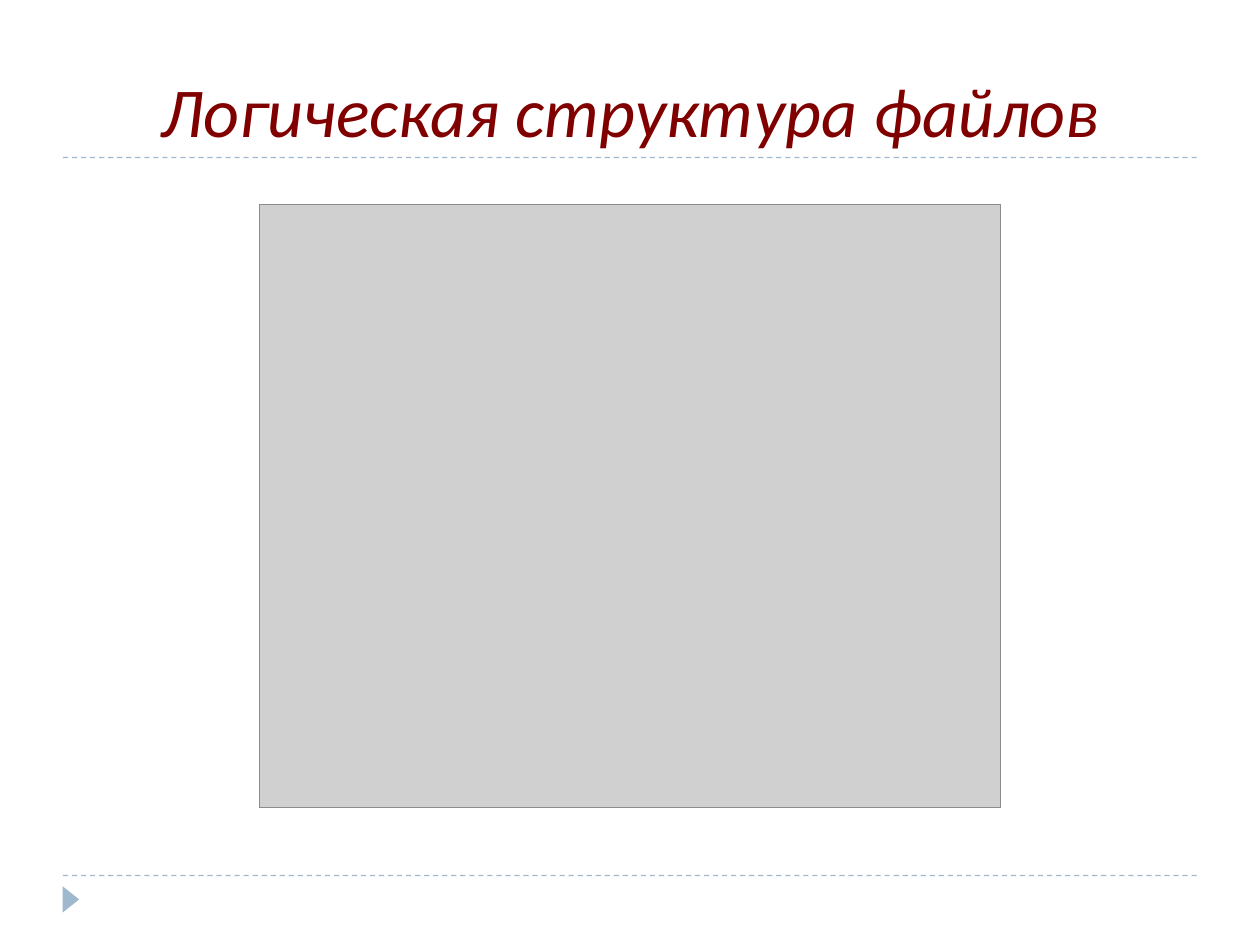
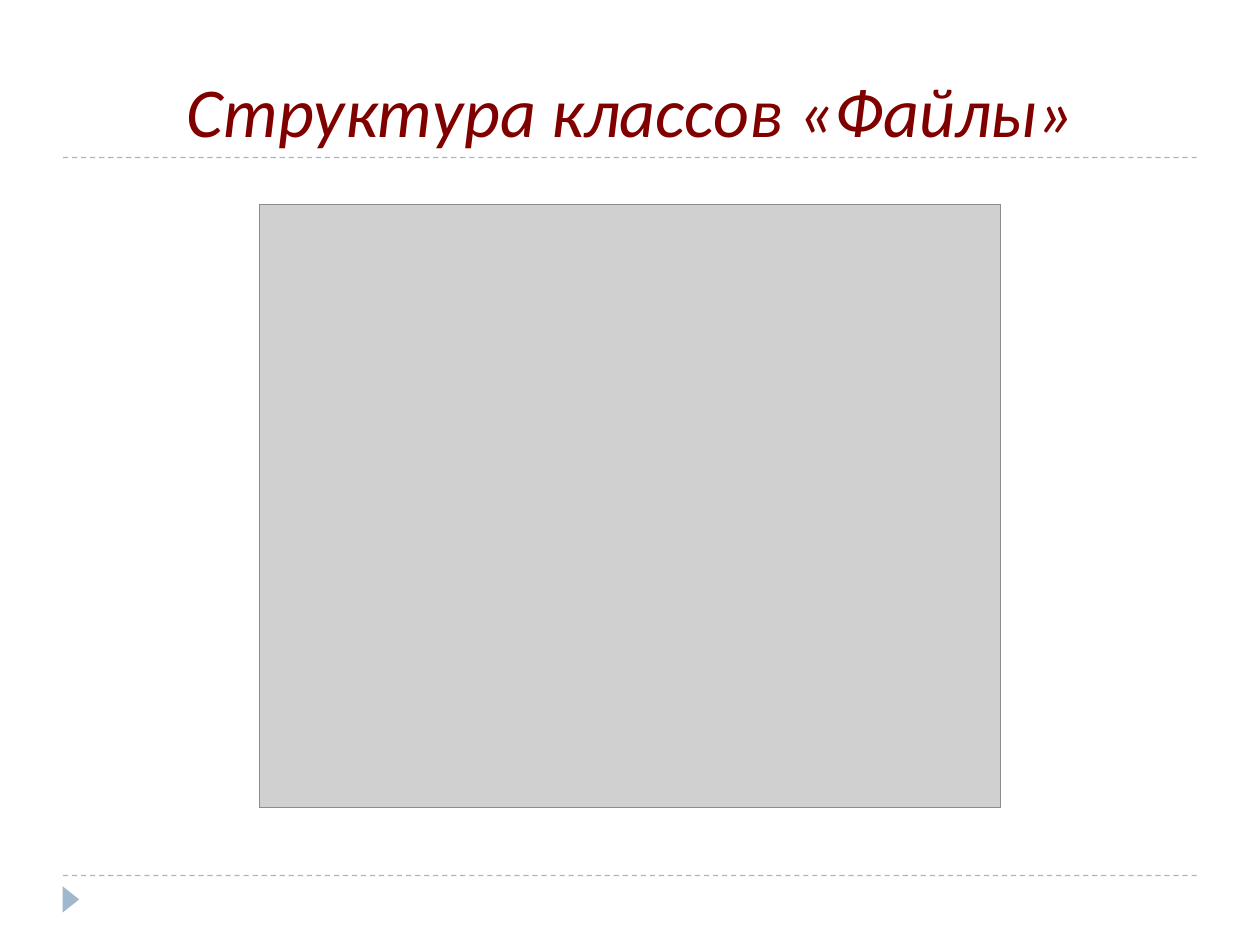
Before and after one commit to SophieKoshkareva/Article, a slide deck: slide 8 of Diploma_Koshkareva06.pptx. Drawn at 1260x945 pixels with LibreOffice and Linux fonts; fonts in the diff are those of the drawing; grey boxes stand for pictures. Boxes give left, top, right and bottom in pixels: in the first picture for what was removed or moved away, otherwise in the second. Text is boxed around its words. In the diff, an @@ line names an element or a change of style, - is before the commit and + after.

```diff
--- a/Diploma_Koshkareva06.pptx
+++ b/Diploma_Koshkareva06.pptx
@@ title at (187, 89, 1074, 149): text changed @@
-Логическая структура файлов
+Структура классов «Файлы»
```
Also in this commit, not shown: 9 other slides changed, 1 other file.
